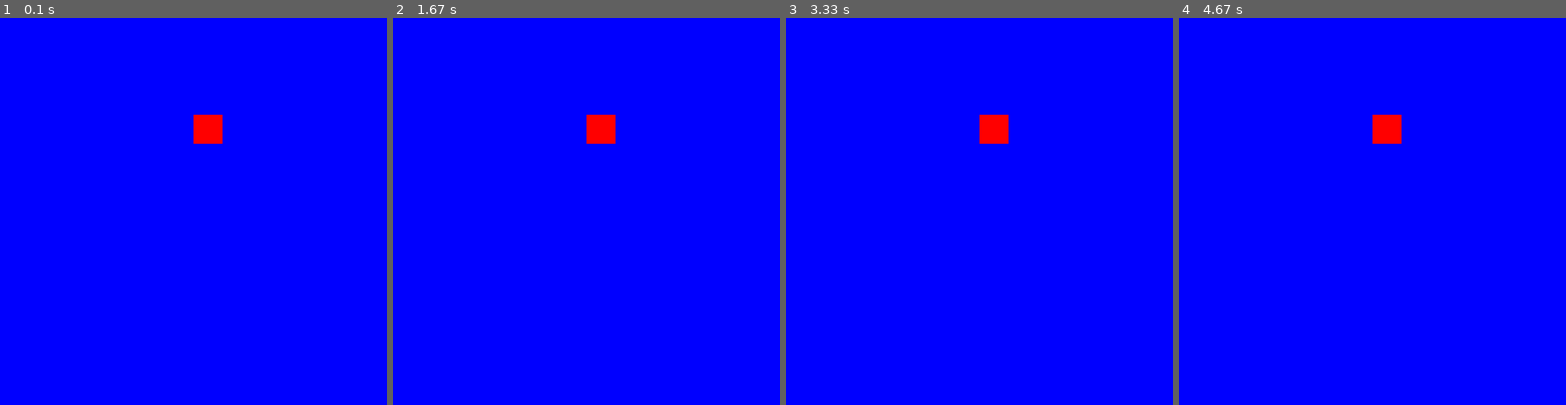
Above: before the commit, frames 1-4 (left to right).
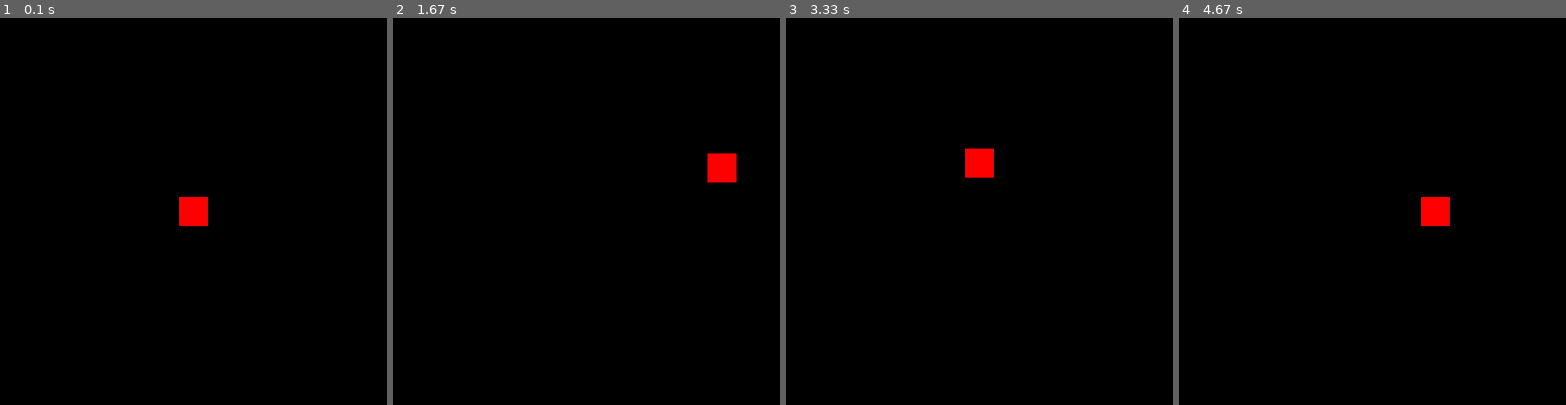
Above: after the commit, the same moments.

Repository: Yu266426/Hack-Club
Game: pygame game, started from Hack Club - Space Shooter/main.py
Two runs of this game, one before a commit and one after it. Both use one fixed random seed, a clock stepped at 60 frames per second and the inputs below.
Inputs:
- Up to frame 1 (0.1 s): no input
- Up to frame 2 (1.67 s): hold D 0.33-0.8 s; hold W 0.83-1.13 s; hold D 1.17-1.63 s
- Up to frame 3 (3.33 s): hold A 1.67-2.2 s; hold S 2.23-2.53 s; hold A 2.57-2.97 s; hold W from 3 s (still down)
- Up to frame 4 (4.67 s): release W at 3.37 s; hold D 3.4-4.03 s; hold S 4.07-4.43 s; hold A from 4.47 s (still down)

The runs differ from the first frame. In frame 1, 100% of the frame differs, in the area x 0-100%, y 0-100%; in frame 2, 100%; in frame 3, 100%; in frame 4, 100%.

Commit message:
Revert "Added player image"
This reverts commit 73ae90c8d58d0a711c428e287eb856f673fd02c5.

Diff:
--- /dev/null
+++ b/Hack Club - Space Shooter/data/modules/game.py
@@ -0,0 +1,36 @@
+import pygame
+
+from data.modules.player import Player
+
+
+class Game:
+	def __init__(self):
+		self.is_running = True
+		self.window = pygame.display.set_mode((800, 800))  # Sets the screen to 800 by 800 pixels
+		self.clock = pygame.time.Clock()
+
+		self.player = Player((400, 400))  # Initializes a player at 400, 400
+
+	def handle_events(self):
+		for event in pygame.event.get():
+			if event.type == pygame.QUIT:
+				self.is_running = False
+
+	def update(self):
+		# Limits FPS to 60
+		self.clock.tick(60)
+
+		self.player.update()
+
+	def draw(self):
+		self.window.fill((0, 0, 0))
+
+		self.player.draw(self.window)
+
+		pygame.display.update()
+
+	def run(self):
+		while self.is_running:
+			self.handle_events()
+			self.update()
+			self.draw()
--- /dev/null
+++ b/Hack Club - Space Shooter/data/modules/player.py
@@ -0,0 +1,55 @@
+import pygame
+
+
+class Player:
+	def __init__(self, pos):
+		# Creates a position object that is a pygame.Vector2
+		# A Vector2 has 2 points (x, y), and is useful to store things like position
+		# If you are familiar with vectors in physics or math, it can be used to those purposes too
+		self.pos = pygame.Vector2(pos)
+
+		# Input is also a vector, for conveniences in adding or multiplying with other values
+		self.input = pygame.Vector2()
+
+		# Make a surface, and fill it with red
+		self.image = pygame.Surface((60, 60))
+		self.image.fill("red")
+
+		# Rect from our image
+		self.rect = self.image.get_rect(center=self.pos)
+
+	def update(self):
+		keys_pressed = pygame.key.get_pressed()  # Gets all the keys pressed
+		# Sets input to 1 or -1 or 0 depending on what is pressed
+		# 1 for right / down, -1 for left / up
+		self.input.x = keys_pressed[pygame.K_d] - keys_pressed[pygame.K_a]
+		self.input.y = keys_pressed[pygame.K_s] - keys_pressed[pygame.K_w]
+
+		# Modifies self.pos with the input * speed (5 in this case)
+		# Feature of Vector2, where both (x, y) is modified by the multiplication, and can be added to self.pos
+		self.pos += self.input * 5
+
+		# Adjusts self.rect.center to be self.pos
+		self.rect.center = self.pos
+
+		# If player goes off the edge of the screen, loop back around
+		if self.rect.right < 0:
+			# Sets the left of the player to the right of the screen, so we are just barely off-screen
+			self.rect.left = 800
+
+			# We need to re-update our position, so we set it to the center of the newly updated rect
+			# We need to repeat this for every following if statement, because rect stores values as integers, while our position is in floats
+			# If we do this outside of the if statement, we would lose precision every frame (Going from decimals to no decimals).
+			self.pos = self.rect.center
+		elif self.rect.left > 800:
+			self.rect.right = 0
+			self.pos = self.rect.center
+		if self.rect.bottom < 0:
+			self.rect.top = 800
+			self.pos = self.rect.center
+		elif self.rect.top > 800:
+			self.rect.bottom = 0
+			self.pos = self.rect.center
+
+	def draw(self, window: pygame.Surface):
+		window.blit(self.image, self.rect)
--- a/Hack Club - Space Shooter/main.py
+++ b/Hack Club - Space Shooter/main.py
@@ -1,22 +1,13 @@
 import pygame
-from player import Player
 
+from data.modules.game import Game
+
+# Initializes pygame, to set up things that pygame needs
 pygame.init()
 
-screen = pygame.display.set_mode((800, 800))
+# Creates a game object, and calls the run method.
+game = Game()
+game.run()
 
-player = Player()
-
-running = True
-while running:
-	for event in pygame.event.get():
-		if event.type == pygame.QUIT:
-			running = False
-
-	screen.fill("blue")
-
-	player.draw(screen)
-
-	pygame.display.update()
-
+# Quits pygame
 pygame.quit()
--- a/Hack Club - Space Shooter/player.py
+++ /dev/null
@@ -1,12 +0,0 @@
-import pygame
-
-
-class Player:
-	def __init__(self):
-		self.pos = [400, 200]
-
-		self.image = pygame.Surface((60, 60))
-		self.image.fill("red")
-
-	def draw(self, screen):
-		screen.blit(self.image, self.pos)
